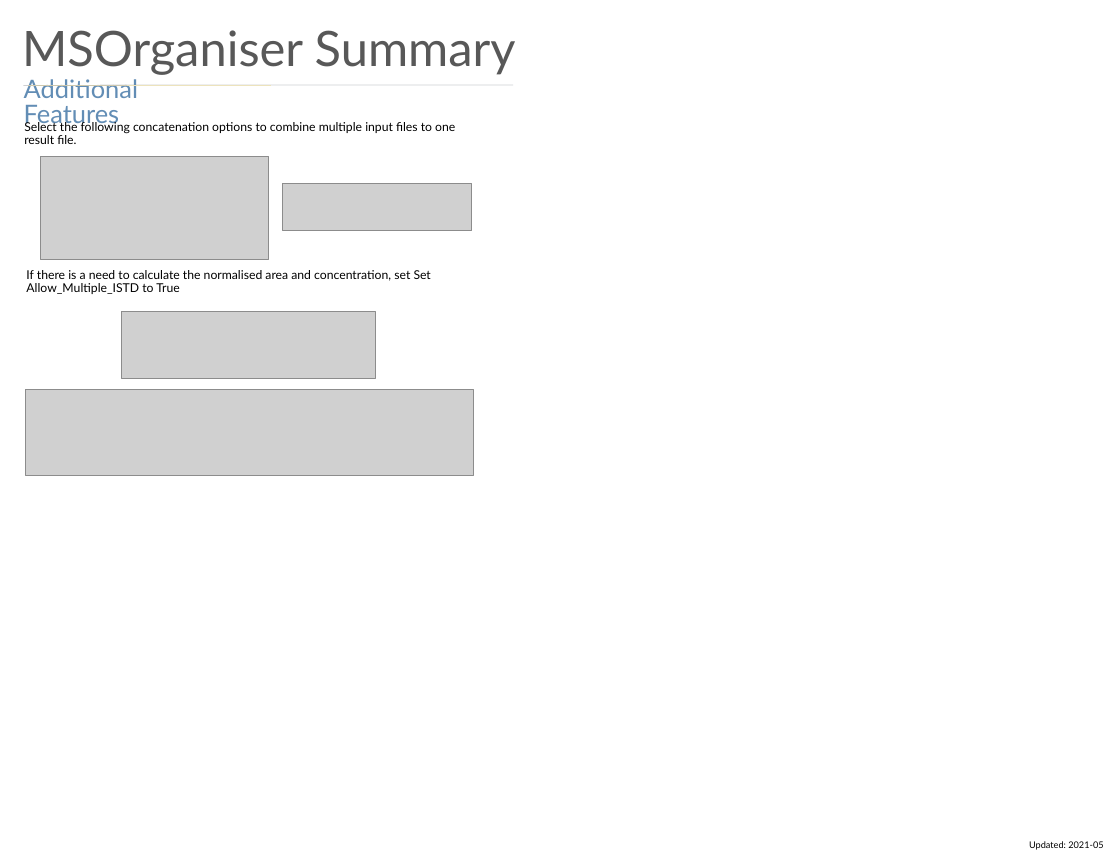
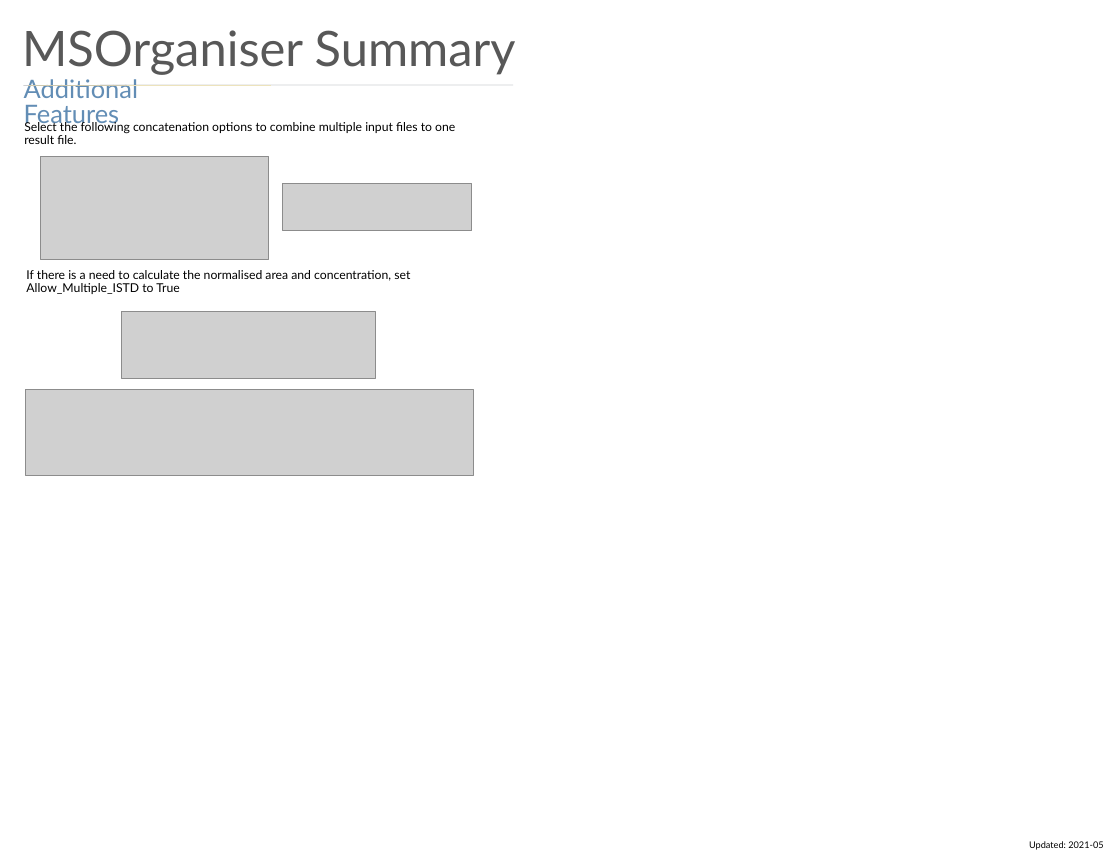
Before and after one commit to SLINGhub/MSOrganiser, a slide deck: slide 2 of docs/MSOrganiser_Summary.pptx. Drawn at 1120x865 pixels with LibreOffice and Linux fonts; fonts in the diff are those of the drawing; grey boxes stand for pictures. Boxes give left, top, right and bottom in pixels: in the first picture for what was removed or moved away, otherwise in the second. Text is boxed around its words. In the diff, an @@ line names an element or a change of style, - is before the commit and + after.

Commit message:
Update slides on how to do protein and cell number concentration calculation.

```diff
--- a/docs/MSOrganiser_Summary.pptx
+++ b/docs/MSOrganiser_Summary.pptx
@@ text at [26,270,410,294]: text changed @@
-If there is a need to calculate the normalised area and concentration, set Set Allow_Multiple_ISTD to True
+If there is a need to calculate the normalised area and concentration, set Allow_Multiple_ISTD to True
```
Also in this commit, not shown: 7 slides added.
